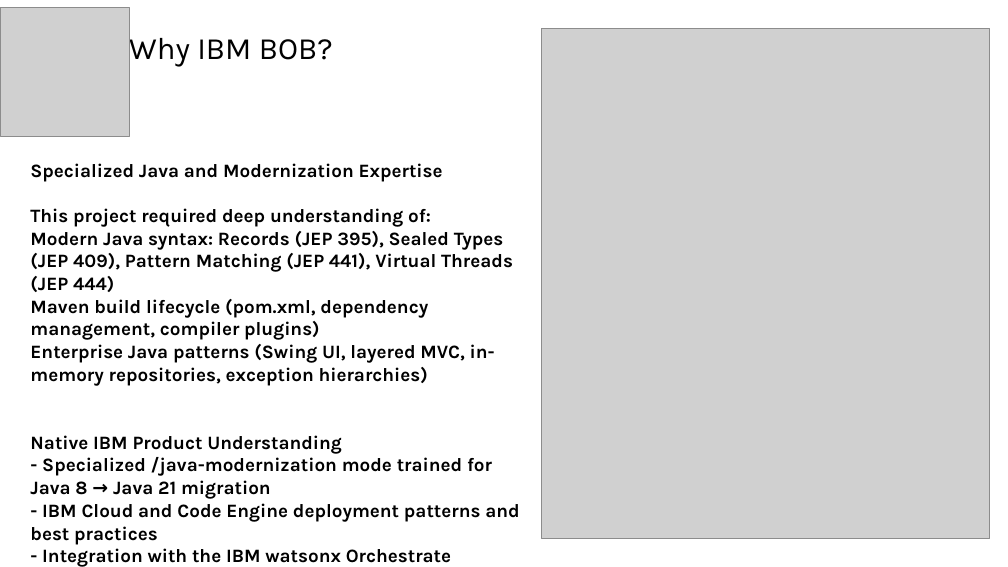
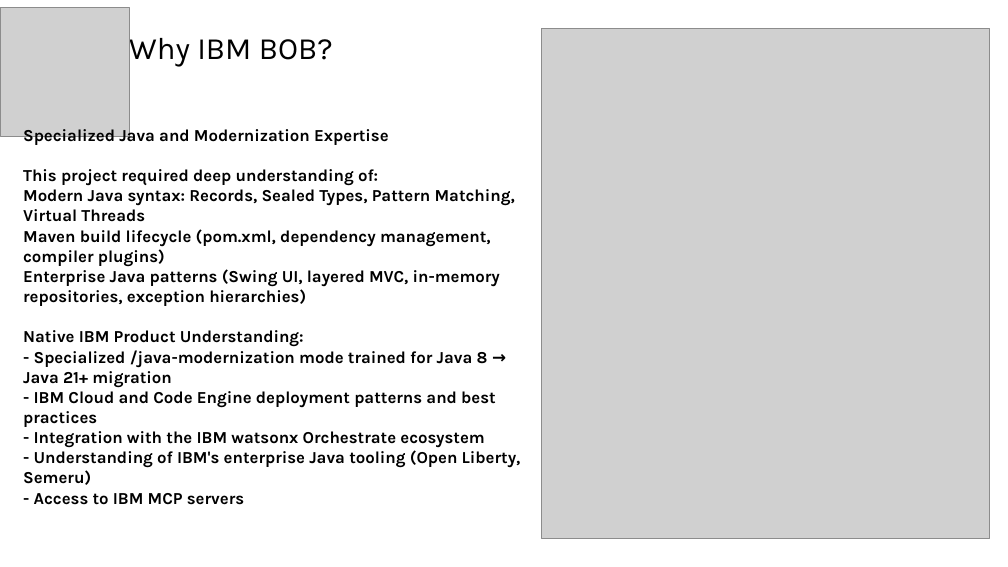
Before and after one commit to igor-olikh/bank-java-modernization, a slide deck: slide 5 of docs/bob-java-modernization-orchestrate.pptx. Drawn at 1008x567 pixels with LibreOffice and Linux fonts; fonts in the diff are those of the drawing; grey boxes stand for pictures; background and template pictures are left out. Boxes give left, top, right and bottom in pixels: in the first picture for what was removed or moved away, otherwise in the second. Text is boxed around its words. In the diff, an @@ line names an element or a change of style, - is before the commit and + after.

Commit message:
docs: update Java modernization orchestration deck

```diff
--- a/docs/bob-java-modernization-orchestrate.pptx
+++ b/docs/bob-java-modernization-orchestrate.pptx
@@ text at box(23, 126, 521, 505): size 18 to 16 pt in "Specialized Java and Modernization Expertise", "This project required deep understanding of:", "Maven build lifecycle (pom.xml, dependency management, compi ...", "Enterprise Java patterns (Swing UI, layered MVC, ..." and 4 more places @@
@@ text "Specialized Java and Modernization Expertise": place and size @@
-text "Specialized Java and Modernization Expertise" at box(30, 163, 519, 567)
+text "Specialized Java and Modernization Expertise" at box(23, 126, 521, 505)
@@ text at box(23, 189, 515, 222): text changed; size 18 to 16 pt @@
-Modern Java syntax: Records (JEP 395), Sealed Types (JEP 409), Pattern Matching (JEP 441), Virtual Threads (JEP 444)
+Modern Java syntax: Records, Sealed Types, Pattern Matching, Virtual Threads
@@ text at box(23, 330, 488, 388): text changed; size 18 to 16 pt @@
-Native IBM Product Understanding
-- Specialized /java-modernization mode trained for Java 8 → Java 21 migration
+Native IBM Product Understanding:
+- Specialized /java-modernization mode trained for Java 8 → Java 21+ migration
```
Also in this commit, not shown: 1 other slide changed.
